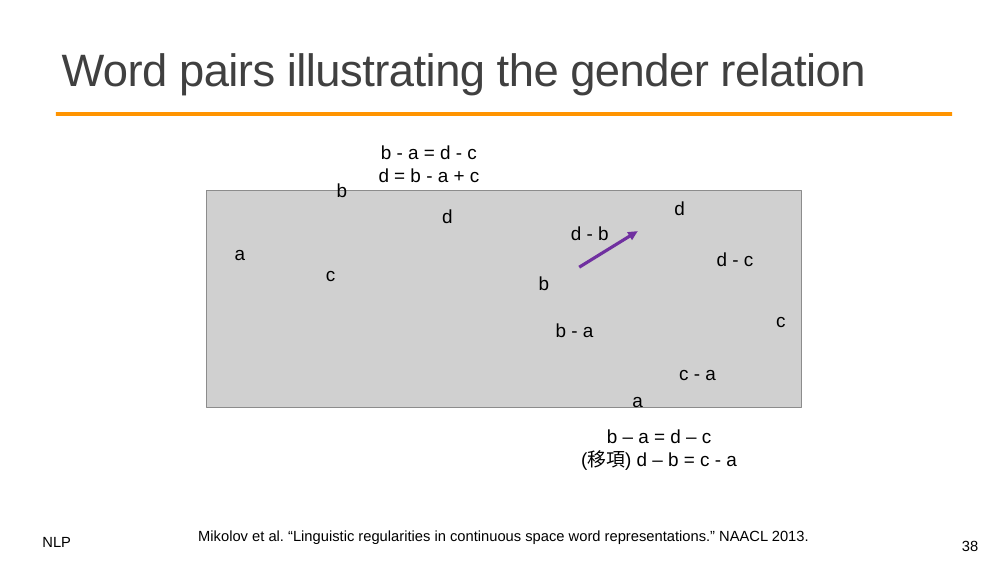
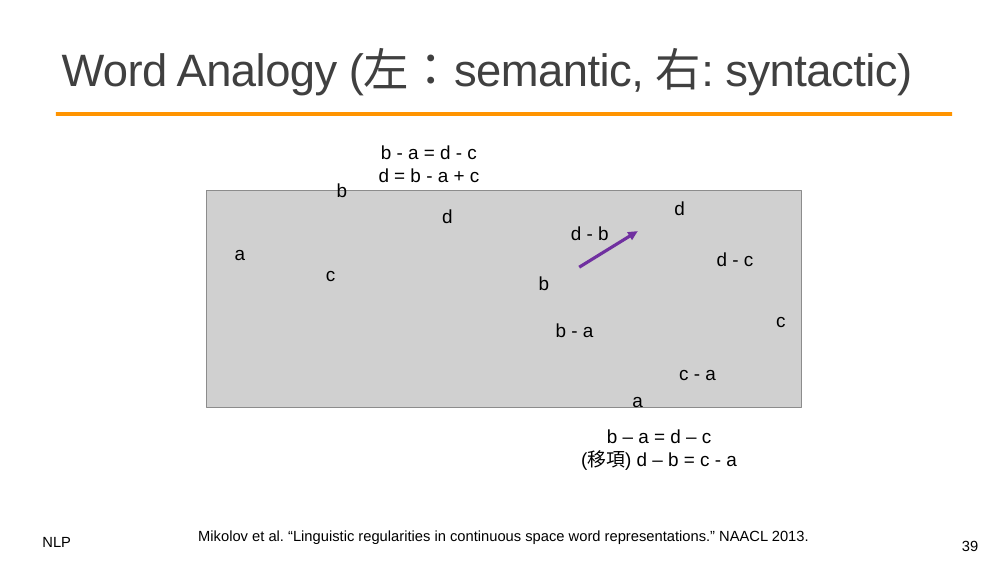
Before and after one commit to mcps5601/CGUNLP_2026_Spring, a slide deck: slide 39 of slides/w2_vectors_0302.pptx (slide 38 before the commit). Drawn at 1008x567 pixels with LibreOffice and Linux fonts; fonts in the diff are those of the drawing; grey boxes stand for pictures; background and template pictures are left out. Boxes give left, top, right and bottom in pixels: in the first picture for what was removed or moved away, otherwise in the second. Text is boxed around its words. In the diff, an @@ line names an element or a change of style, - is before the commit and + after.

```diff
--- a/slides/w2_vectors_0302.pptx
+++ b/slides/w2_vectors_0302.pptx
@@ title at (x1=62, y1=48, x2=912, y2=95): text changed @@
-Word pairs illustrating the gender relation
+Word Analogy (左：semantic, 右: syntactic)
@@ page number at (x1=962, y1=540, x2=978, y2=551): text changed @@
-38
+39
```
Also in this commit, not shown: 7 other slides changed, 2 slides added, 3 slides removed, 1 other file.
